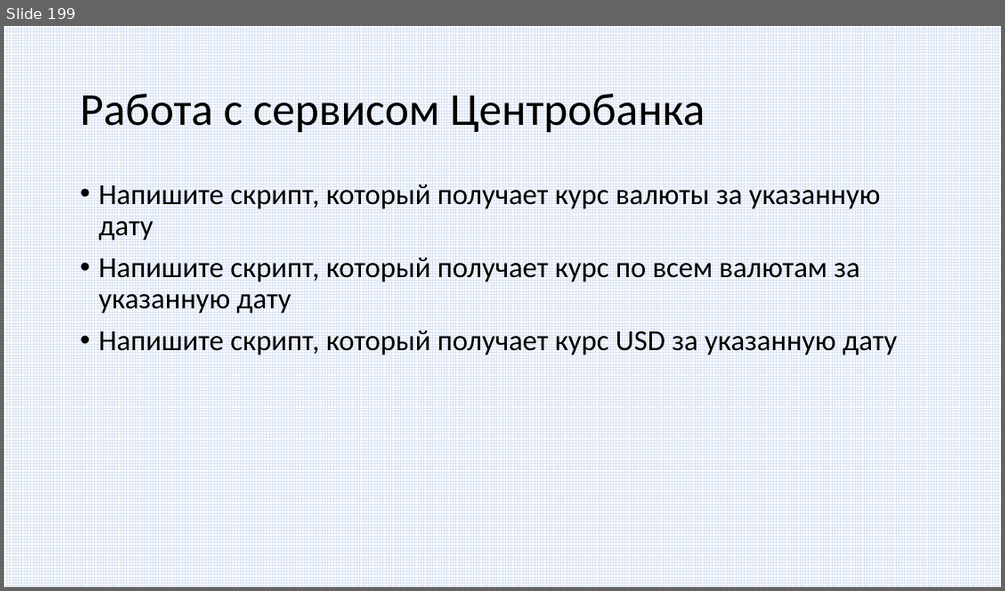
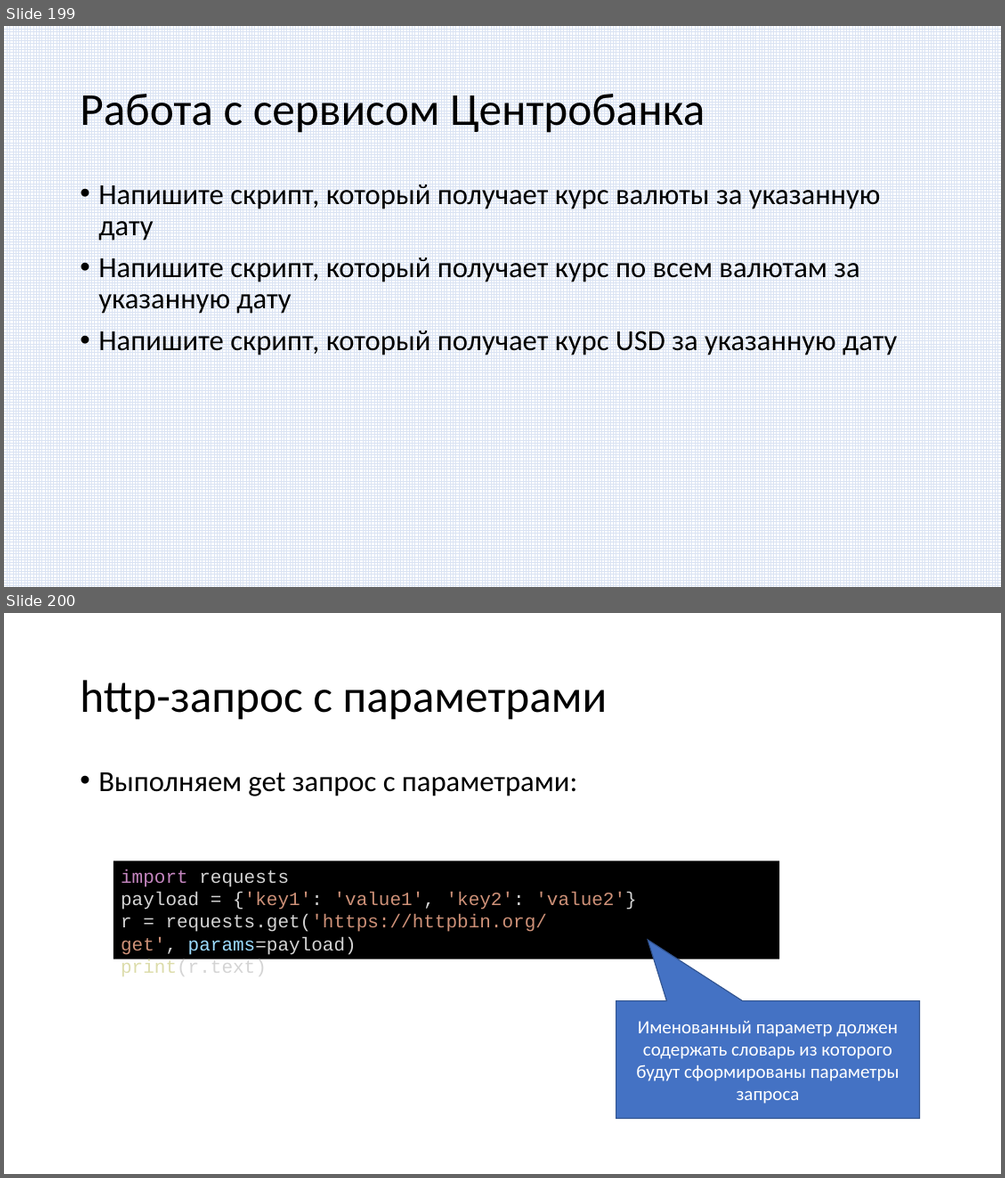
Before and after one commit to paveltsytovich/telegram-course, a slide deck: Presentation/Разработка ботов для телеграмм на Python.pptx. Shown one above the other, each under a label of ours: slide 199 before the commit, slides 199 and 200 after it. The pictures are 1005x591 and 1005x1178 pixels, drawn with LibreOffice and Linux fonts; fonts in the diff are those of the drawing. Boxes give left, top, right and bottom in pixels: in the first picture for what was removed or moved away, otherwise in the second. Text is boxed around its words. In the diff, an @@ line names an element or a change of style, - is before the commit and + after.

```diff
--- a/Presentation/Разработка ботов для телеграмм на Python.pptx
+++ b/Presentation/Разработка ботов для телеграмм на Python.pptx
@@ slide 200 added at (4, 613, 1001, 1174), background #FFFFFF @@
@@ title added at (80, 680, 607, 720), 44 pt, text #000000 @@
+http-запрос с параметрами
@@ text added at (98, 772, 577, 796), 28 pt, text #000000 @@
+• Выполняем get запрос с параметрами:
@@ rectangle added at (113, 860, 779, 958), fill #000000, 18 pt, text #D4D4D4 @@
+import requests
+payload = {'key1': 'value1', 'key2': 'value2'}
+r = requests.get('https://httpbin.org/get', params=payload)
+print(r.text)
@@ speech box added at (616, 1001, 920, 1119), fill #4472C4, outline #325491 1 pt, 18 pt, text #FFFFFF @@
+Именованный параметр должен содержать словарь из которого будут сформированы параметры запроса
```
Also in this commit, not shown: 3 other slides added.
